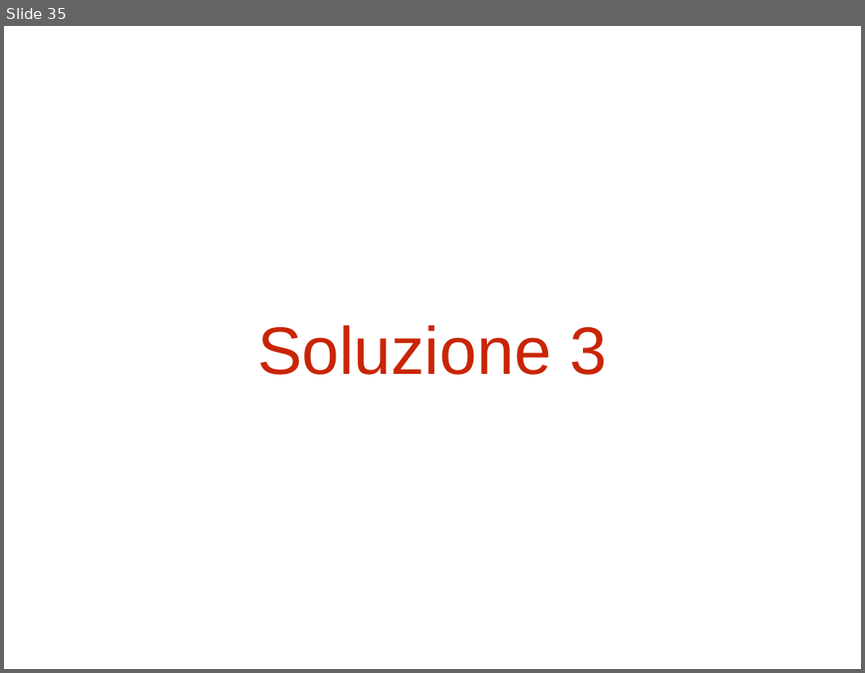
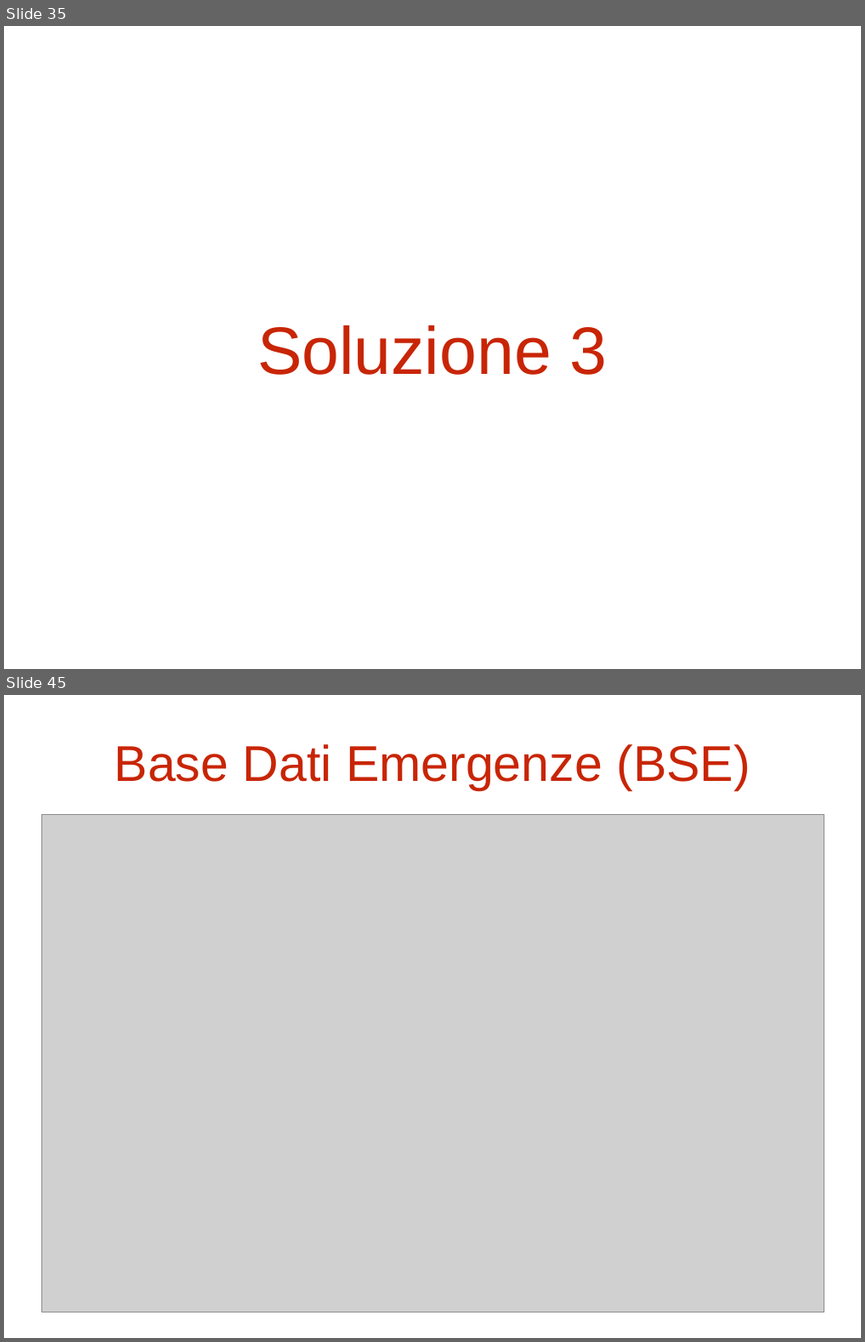
Before and after one commit to Stef23/MRVProject, a slide deck: PDF.pptx. Shown one above the other, each under a label of ours: slide 35 before the commit, slides 35 and 45 after it; the slides between them are not shown. The pictures are 865x673 and 865x1342 pixels, drawn with LibreOffice and Linux fonts; fonts in the diff are those of the drawing; grey boxes stand for pictures. Boxes give left, top, right and bottom in pixels: in the first picture for what was removed or moved away, otherwise in the second. Text is boxed around its words. In the diff, an @@ line names an element or a change of style, - is before the commit and + after.

```diff
--- a/PDF.pptx
+++ b/PDF.pptx
@@ slide 45 added at <box>4,695,861,1338</box>, background #FFFFFF @@
@@ title added at <box>114,744,749,790</box>, 60 pt, text #C82506 @@
+Base Dati Emergenze (BSE)
@@ picture added at <box>41,814,823,1312</box> @@
```
Also in this commit, not shown: 7 slides changed, 21 other slides added, 2 slides removed, 5 other files.
